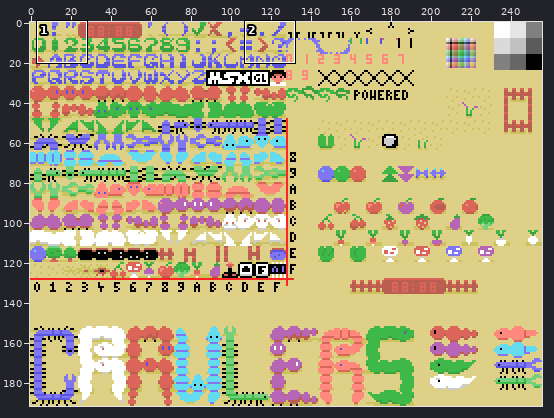
Sprite sheet, stored at datasrc/crawlers.png. Above, an overview of the earlier version with the close-up marked.
Close-up. Earlier state:
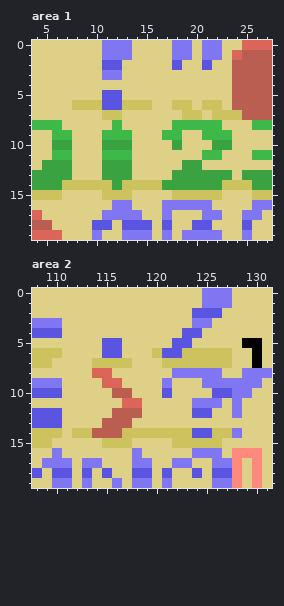
The file is 256x192 pixels. Colours within 5 levels of each other are drawn and written as one. Shown: area 1: x 4..27, y 0..19; area 2: x 108..131, y 0..19. The commit also changed other parts of the picture, which this record leaves out.
Once edited:
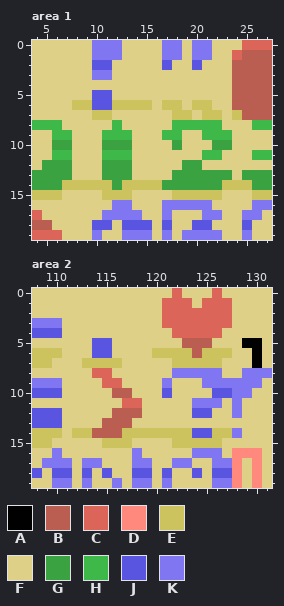
Palette (. is transparent): A #010101  B #b95e51  C #db6559  D #ff897d  E #ccc35e  F #ded087  G #3aa241  H #3eb849  J #5955e0  K #8076f1
Diff:
Area 1:
The author changed colour F to colour E in row 6 at x 17 and 20; in row 7 at x 10, 18 and 21.
The author changed colour J to colour E in row 6 at x 12.
The author changed colour E to colour F in row 6 at x 19 and 22; in row 7 at x 12, 20 and 23.
The author changed colour J to colour F in row 2 at x 12, 18 and 21; in row 5 at x 12.
The author changed colour K to colour F in rows 0 to 1 at x 13, 19 and 22; in row 3 at x 12.
The author changed colour E to colour J in row 6 at x 10.
The author changed colour F to colour J in row 2 at x 10, 17 and 20; in row 5 at x 10.
The author changed colour F to colour K in rows 0 to 1 at x 10, 17 and 20; in row 3 at x 10.
Area 2:
The author changed colour E to colour B in row 6 at x 124.
The author changed colour F to colour B in row 5 at x 124 to 125.
The author changed colour J to colour B in row 5 at x 123.
The author changed colour F to colour C in row 0 at x 122; in row 1 at x 121 to 123; in row 2 at x 121 to 123 and 127; in row 3 at x 121 to 123 and 126 to 127; in row 4 at x 122 and 125 to 126.
The author changed colour J to colour C in row 2 at x 124 to 126; in row 4 at x 123 to 124.
The author changed colour K to colour C in row 0 at x 126; in row 1 at x 125 to 127; in row 3 at x 124 to 125.
The author changed colour F to colour E in row 7 at x 113.
The author changed colour J to colour E in row 6 at x 121 to 122.
The author changed colour E to colour F in row 7 at x 117, 121 and 127.
The author changed colour J to colour F in row 5 at x 116 and 122; in row 6 at x 116.
The author changed colour K to colour F in row 0 at x 125 and 127.
The author changed colour F to colour J in rows 5 to 6 at x 114.
Changed places in both close-ups, as pixel boxes (x1, y1, x2, y2):
changed: (92, 40, 232, 120)
changed: (82, 288, 232, 368)
